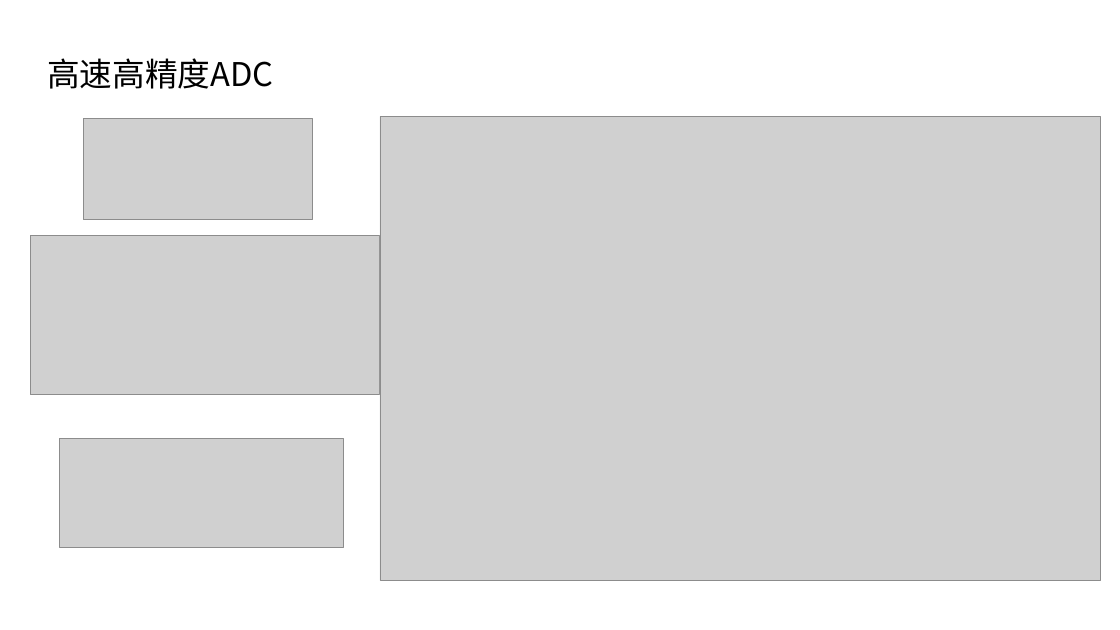
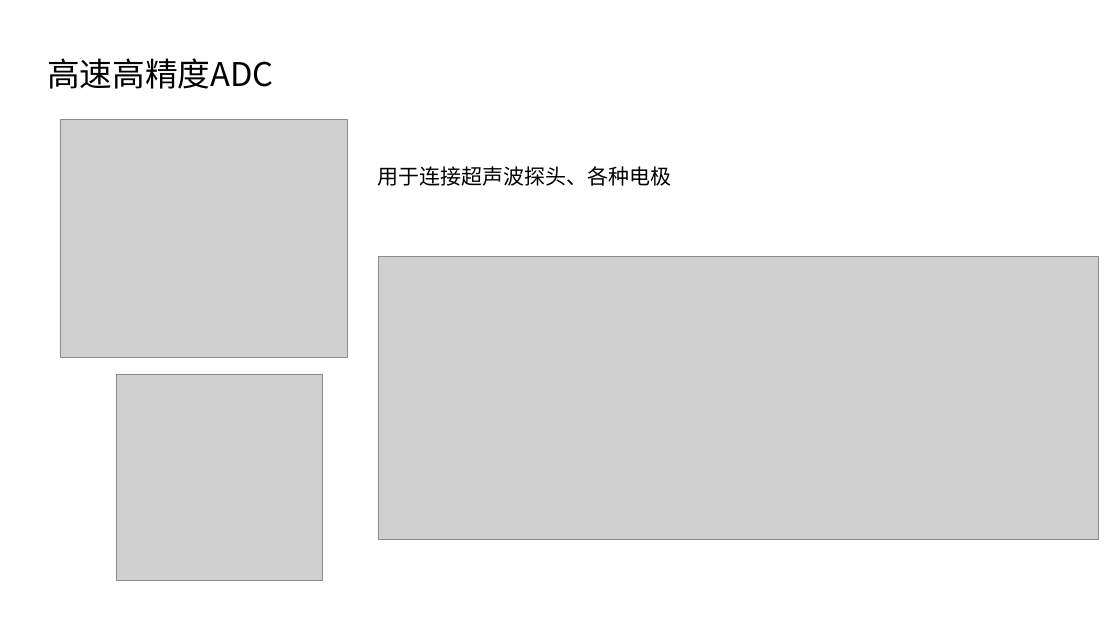
Before and after one commit to Travis-MA/Data-Hub, a slide deck: slide 13 of Data-Hub.pptx. Drawn at 1120x630 pixels with LibreOffice and Linux fonts; fonts in the diff are those of the drawing; grey boxes stand for pictures. Boxes give left, top, right and bottom in pixels: in the first picture for what was removed or moved away, otherwise in the second. Text is boxed around its words. In the diff, an @@ line names an element or a change of style, - is before the commit and + after.

```diff
--- a/Data-Hub.pptx
+++ b/Data-Hub.pptx
@@ picture added at bbox=[60, 119, 347, 357] @@
@@ picture removed at bbox=[83, 118, 313, 220] @@
@@ text added at bbox=[378, 166, 672, 186], 18 pt, text #000000 @@
+用于连接超声波探头、各种电极
@@ picture removed at bbox=[30, 235, 380, 395] @@
@@ picture: place and size @@
-picture at bbox=[380, 117, 1100, 581]
+picture at bbox=[378, 256, 1098, 539]
@@ picture added at bbox=[116, 374, 323, 581] @@
@@ picture removed at bbox=[60, 439, 344, 548] @@
```
Also in this commit, not shown: 3 other slides changed, 4 slides added, 13 other files.
